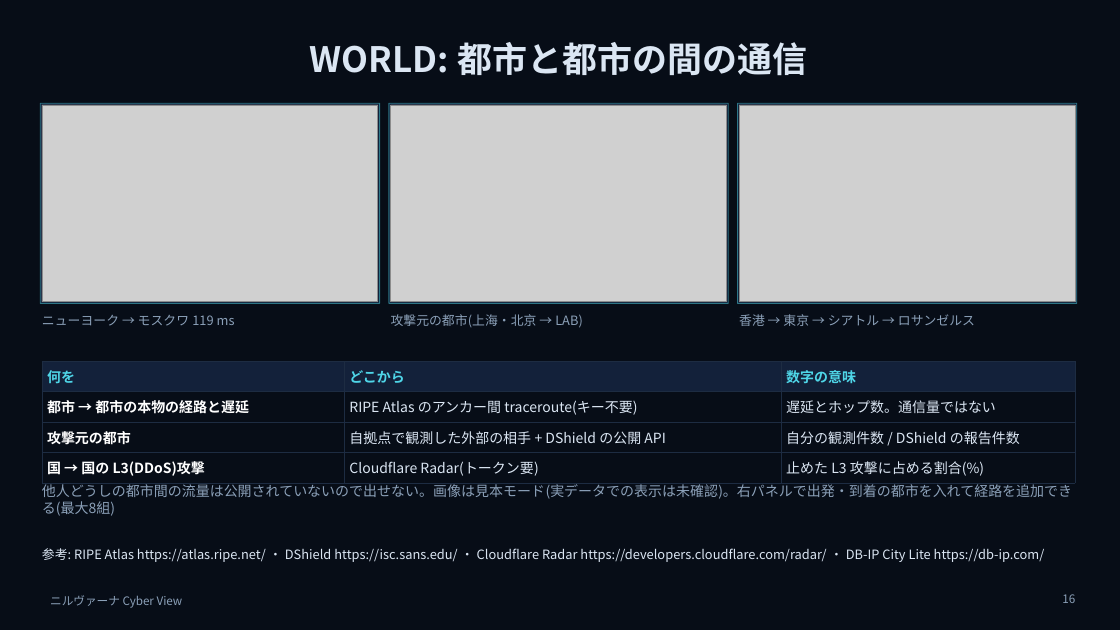
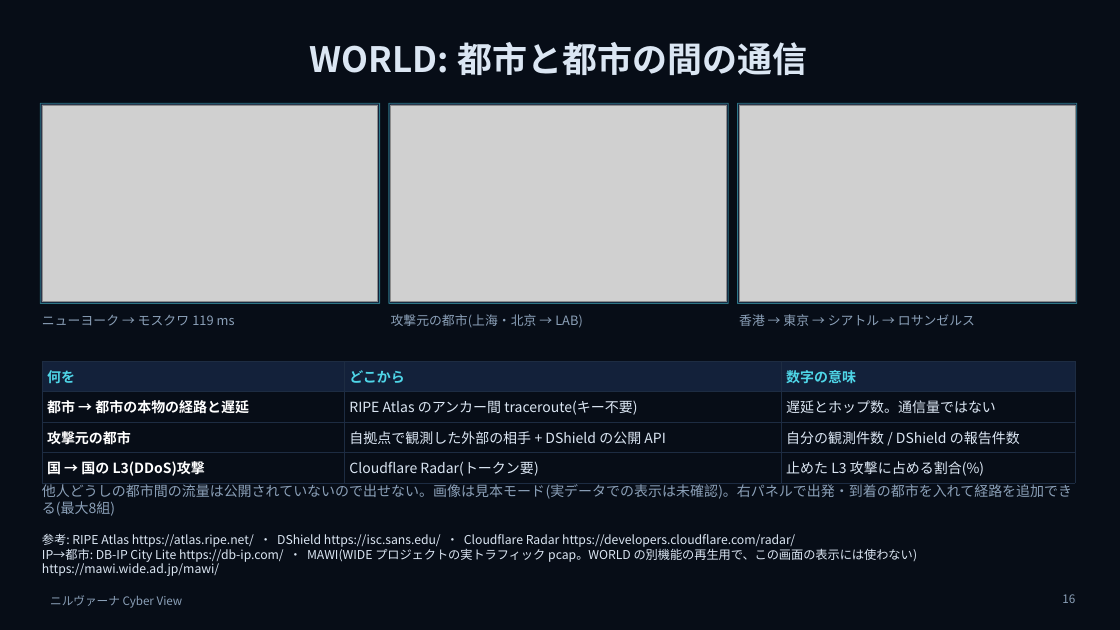
Before and after one commit to w-index-m/network-lab-emulator, a slide deck: slide 16 of docs/nirvana-introduction.pptx. Drawn at 1120x630 pixels with LibreOffice and Linux fonts; fonts in the diff are those of the drawing; grey boxes stand for pictures. Boxes give left, top, right and bottom in pixels: in the first picture for what was removed or moved away, otherwise in the second. Text is boxed around its words. In the diff, an @@ line names an element or a change of style, - is before the commit and + after.

```diff
--- a/docs/nirvana-introduction.pptx
+++ b/docs/nirvana-introduction.pptx
@@ text at [42,533,918,576]: text changed; size 11 to 10.5 pt @@
-参考: RIPE Atlas https://atlas.ripe.net/ ・ DShield https://isc.sans.edu/ ・ Cloudflare Radar https://developers.cloudflare.com/radar/ ・ DB-IP City Lite https://db-ip.com/
+参考: RIPE Atlas https://atlas.ripe.net/ ・ DShield https://isc.sans.edu/ ・ Cloudflare Radar https://developers.cloudflare.com/radar/
+IP→都市: DB-IP City Lite https://db-ip.com/ ・ MAWI(WIDE プロジェクトの実トラフィック pcap。WORLD の別機能の再生用で、この画面の表示には使わない) https://mawi.wide.ad.jp/mawi/
```
